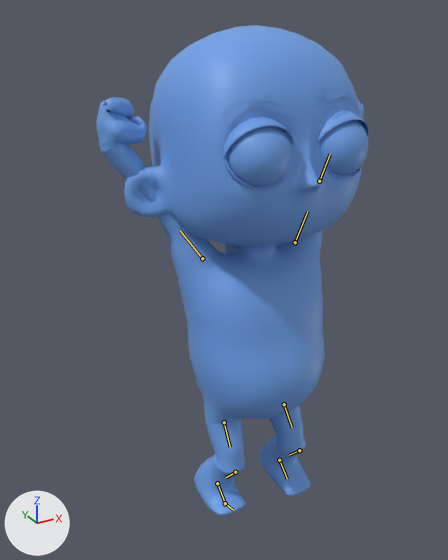
Renders of the FBX model UnCredibles_Project/Assets/_Project/Characters/PJ/SK_Shared_PJ.fbx from each side of a commit.
Camera for both pictures: a 50 mm camera at (-1.55, -2.47, 2.62) aimed at (-0.07, 0.22, 1.28). The lights are fixed; the arrows at lower left show +X, +Y and +Z. The older version comes first. Both versions are drawn at frame 58 of the action 'IdleCarry'; the numbers are the values there. The bones that change are drawn over the model as lines.

Names of what the first picture shows: 'Cejas', 'Cuerpo_Brazos', 'Cuerpo_Cabeza', 'Cuerpo_Manos', 'Cuerpo_Muslos', 'Cuerpo_Orejas', 'Cuerpo_Pies', 'Cuerpo_Rodillas', 'Cuerpo_Tobillos', 'Cuerpo_Torso', 'Ojos', 'Parpado_Sup_R' and 3 more.
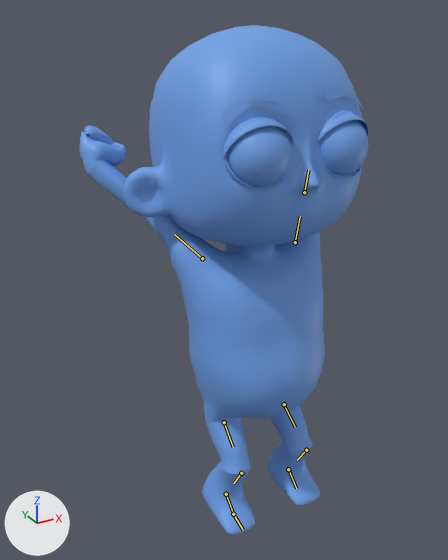
Location of each change, (x1, y1, x2, y2) in pixels of the pictures (448 x 560 px):
'Cuerpo_Torso', posed: before (187, 243, 325, 424); after (189, 241, 325, 423)
'Cuerpo_Brazos', posed: before (98, 134, 323, 330); after (82, 157, 322, 329)
'Cuerpo_Pies', posed (17% taller): before (194, 444, 310, 515); after (202, 452, 320, 535)
'Cuerpo_Muslos', posed (7% wider): before (204, 405, 306, 474); after (204, 405, 313, 476)
'Cuerpo_Manos', posed: before (96, 97, 365, 147); after (79, 125, 126, 167)
'Cuerpo_Rodillas', posed: before (207, 434, 303, 484); after (213, 441, 311, 490)
'Cuerpo_Tobillos', posed: before (202, 438, 295, 489); after (209, 447, 304, 497)
bone 'upper_arm.L', root to tip: before (295, 242) to (307, 211); after (295, 242) to (300, 216)
bone 'forearm.L', root to tip: before (319, 181) to (330, 154); after (304, 192) to (308, 170)
bone 'upper_arm.R', root to tip: before (202, 258) to (180, 230); after (202, 258) to (174, 234)
bone 'thigh.L', root to tip: before (284, 404) to (292, 427); after (284, 404) to (295, 427)
bone 'shin.L', root to tip: before (299, 450) to (289, 455); after (306, 450) to (297, 460)
bone 'foot.L', root to tip: before (279, 460) to (287, 478); after (288, 469) to (296, 488)
bone 'thigh.R', root to tip: before (224, 422) to (230, 447); after (224, 422) to (233, 447)
bone 'shin.R', root to tip: before (235, 472) to (226, 477); after (241, 473) to (233, 483)
bone 'foot.R', root to tip: before (217, 483) to (225, 503); after (226, 494) to (233, 514)
bone 'toe.R', root to tip: before (225, 503) to (233, 510); after (233, 514) to (243, 530)

The change in detail:
Bone 'upper_arm.L' (bone_upper_arm_l) turns from (-19, 5, 29) to (-40, -18, 23) degrees about its own x, y and z.
Bone 'forearm.L' (bone_forearm_l) turns from (-9, -20, 3) to (-4, -20, 5) degrees about its own x, y and z.
Bone 'upper_arm.R' (bone_upper_arm_r) turns from (-19, -5, -30) to (-40, 15, -26) degrees about its own x, y and z.
Bone 'thigh.L' (bone_thigh_l) turns from (-35, -1, -5) to (-51, -1, -5) degrees about its own x, y and z.
Bone 'thigh.L' (bone_thigh_l) is rescaled from (1.02, 0.96, 1.02) to (1.0, 1.0, 1.0).
Bone 'shin.L' (bone_shin_l) turns from (68, 1, 0) to (73, 2, 0) degrees about its own x, y and z.
Bone 'shin.L' (bone_shin_l) is rescaled from (1.0, 0.95, 1.05) to (1.0, 1.0, 1.0).
Bone 'foot.L' (bone_foot_l) moves from (0.0, 0.002, -0.001) to (0.0, 0.0, 0.0).
Bone 'foot.L' (bone_foot_l) turns from (-33, -1, 3) to (-24, -1, 2) degrees about its own x, y and z.
Bone 'foot.L' (bone_foot_l) is rescaled from (0.98, 0.99, 1.03) to (1.0, 1.0, 1.0).
Bone 'thigh.R' (bone_thigh_r) turns from (-32, 0, 0) to (-48, 0, 0) degrees about its own x, y and z.
Bone 'thigh.R' (bone_thigh_r) is rescaled from (1.02, 0.96, 1.02) to (1.0, 1.0, 1.0).
Bone 'shin.R' (bone_shin_r) turns from (63, 0, 0) to (69, 0, 0) degrees about its own x, y and z.
Bone 'shin.R' (bone_shin_r) is rescaled from (1.0, 0.95, 1.05) to (1.0, 1.0, 1.0).
Bone 'foot.R' (bone_foot_r) moves from (0.0, 0.002, -0.001) to (0.0, 0.0, 0.0).
Bone 'foot.R' (bone_foot_r) turns from (-31, 1, -1) to (-21, 1, -1) degrees about its own x, y and z.
Bone 'foot.R' (bone_foot_r) is rescaled from (0.97, 1.01, 1.02) to (1.0, 1.01, 1.0).
Bone 'toe.R' (bone_toe_r) turns from (29, 1, 2) to (0, 0, 0) degrees about its own x, y and z.
Bone 'toe.R' (bone_toe_r) is rescaled from (1.01, 0.99, 0.99) to (1.0, 0.99, 1.01).
